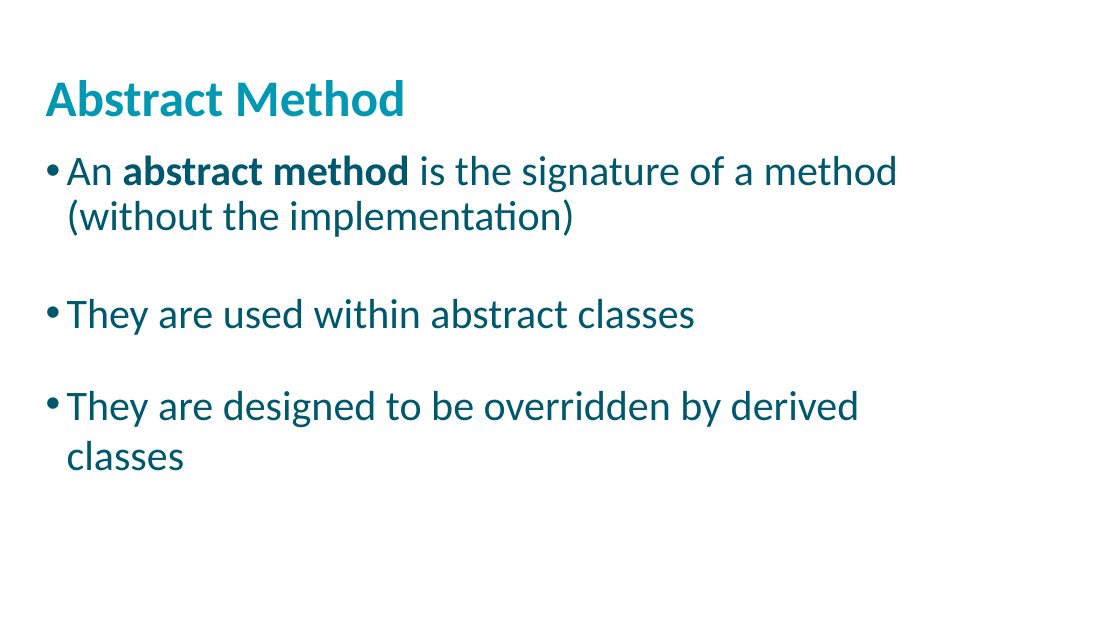
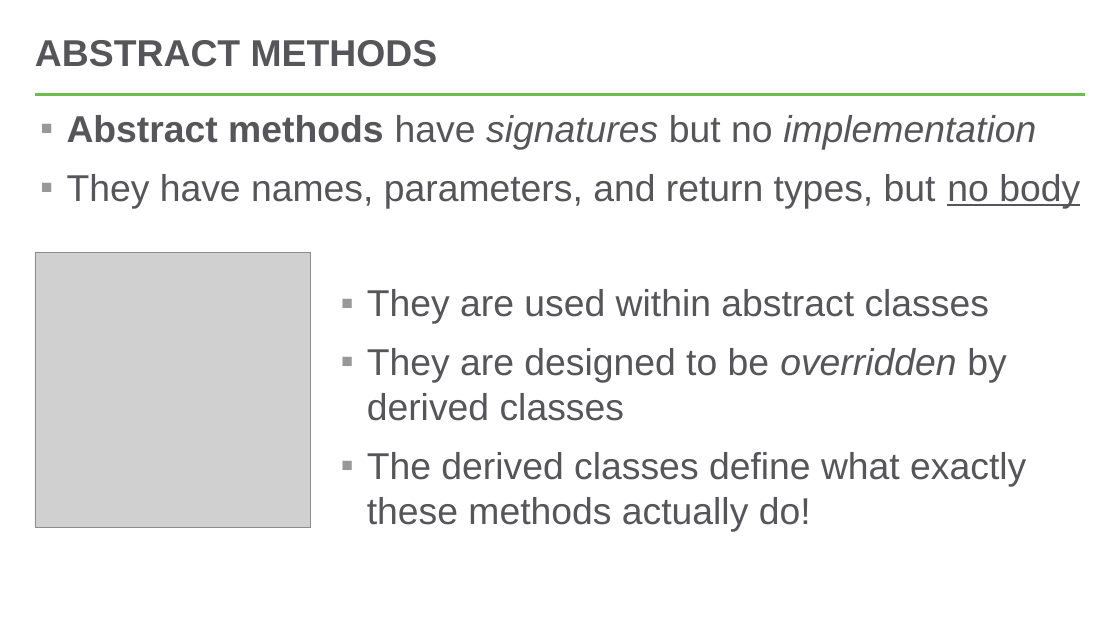
Before and after one commit to hytechclub/cs-102, a slide deck: slide 4 of AbstractClasses/AbstractClasses.pptx. Drawn at 1120x630 pixels with LibreOffice and Linux fonts; fonts in the diff are those of the drawing; grey boxes stand for pictures; background and template pictures are left out. Boxes give left, top, right and bottom in pixels: in the first picture for what was removed or moved away, otherwise in the second. Text is boxed around its words. In the diff, an @@ line names an element or a change of style, - is before the commit and + after.

Commit message:
update abstract methods ppt

```diff
--- a/AbstractClasses/AbstractClasses.pptx
+++ b/AbstractClasses/AbstractClasses.pptx
@@ title added at [35, 40, 438, 67], 32 pt, text #56565A, bold @@
+ABSTRACT METHODS
@@ text removed at [46, 80, 406, 117] @@
-Abstract Method
@@ line added from (35, 94) to (1086, 94), #54C8E8 2.25 pt @@
@@ text added at [67, 115, 1080, 208], 32 pt, text #56565A @@
+▪ Abstract methods have signatures but no implementation
+▪ They have names, parameters, and return types, but no body
@@ text removed at [67, 155, 898, 237] @@
-• An abstract method is the signature of a method (without the implementation)
@@ picture added at [35, 252, 311, 528] @@
@@ text "They are used within abstract ...": place and size @@
-text "They are used within abstract ..." at [67, 391, 860, 471]
+text "They are used within abstract ..." at [367, 289, 1026, 531]
@@ text removed at [67, 299, 696, 335] @@
-• They are used within abstract classes
@@ text at [367, 289, 989, 324]: paragraph added @@
+▪ They are used within abstract classes
@@ text at [367, 348, 1006, 421]: size 36 to 32 pt, font Calibri to Arial, text colour #00586E to #56565A in "They are designed to be overridden by ..."; italic on in "overridden"; bullet • to ▪; more space between paragraphs @@
@@ text at [367, 452, 1026, 531]: paragraph added @@
+▪ The derived classes define what exactly these methods actually do!
```
Also in this commit, not shown: 4 other slides changed.
